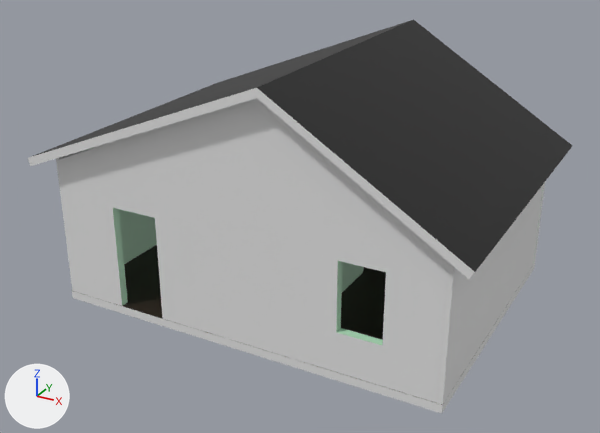
Before and after pictures for a commit that changed the Blender file ShackFraming-Joined.blend.
The view is the same before and after, from a camera (50 mm lens) standing at (7.5, -14.31, 8.64) and looking at (-0.1, -0.49, 1.74). Every picture has the same lights, and +X, +Y and +Z are marked at lower left.

Script lines for the objects in view, before the commit:
```python
me_cube = bpy.data.meshes.new('Cube')
me_cube.from_pydata([(4.05, 2.96, 0.18), (4.05, 2.96, 0.0), (4.05, -3.1, 0.18), (4.05, -3.1, 0.0), (-4.15, 2.96, 0.18), (-4.15, 2.96, 0.0), (-4.15, -3.1, 0.18), (-4.15, -3.1, 0.0)], [], [(0, 4, 6, 2), (3, 2, 6, 7), (7, 6, 4, 5), (5, 1, 3, 7), (1, 0, 2, 3), (5, 4, 0, 1)])
for i in [0]: me_cube.polygons[i].material_index = 1
me_cube.materials.append(mat_material)  # white #e7e7e7
me_cube.materials.append(mat_floor)  # brown #2c2018
me_cube_005 = bpy.data.meshes.new('Cube.005')
me_cube_005.from_pydata(...)  # 70 vertices, 49 faces; spans x -3.09..2.97, y 0.01..5.15, z -4.15..4.05
# faces by material slot: [23, 26]
me_cube_005.materials.append(mat_interiorwall)  # green #bae7c5
me_cube_005.materials.append(mat_material)  # white #e7e7e7
me_cube_010 = bpy.data.meshes.new('Cube.010')
me_cube_010.from_pydata(...)  # 12 vertices, 10 faces; spans x -3.15..5.21, y -3.37..3.28, z 0.96..4.61
# faces by material slot: [8, 2]
me_cube_010.materials.append(mat_material)  # white #e7e7e7
me_cube_010.materials.append(mat_rooftop)  # black #1a1a1a
ob_floor = bpy.data.objects.new('Floor', me_cube)
ob_floor.location = (0.0, 0.0, 0.0)
ob_interiorwalls = bpy.data.objects.new('InteriorWalls', me_cube_005)
ob_interiorwalls.location = (0.0, 0.0, 0.0)
ob_interiorwalls.rotation_euler = (1.571, 0.0, 1.571)  # degrees (90, 0, 90)
ob_rooftop = bpy.data.objects.new('Rooftop', me_cube_010)
ob_rooftop.location = (0.0, 0.0, 0.0)
ob_rooftop.rotation_euler = (0.0, -0.375, 0.0)  # degrees (0, -21, 0)
```
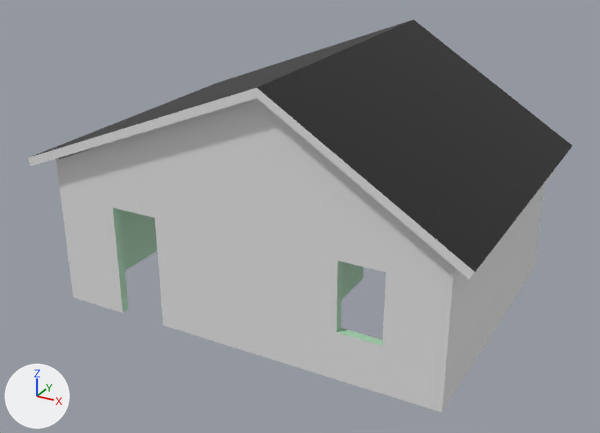
Location of each change, (x1, y1, x2, y2) in pixels of the pictures (600 x 433 px):
'Floor', deleted
    before: (72, 245, 535, 413)
    faces in mat_floor (brown #2c2018): (74, 245, 530, 405)
    faces in mat_material (white #e7e7e7): (72, 263, 535, 413)

The change, as a diff of the scene's bpy script:
```diff
--- a/ShackFraming-Joined.blend.py
+++ b/ShackFraming-Joined.blend.py
@@ ob_floor @@
-ob_floor = bpy.data.objects.new('Floor', me_cube)
-ob_floor.location = (0.0, 0.0, 0.0)
```
